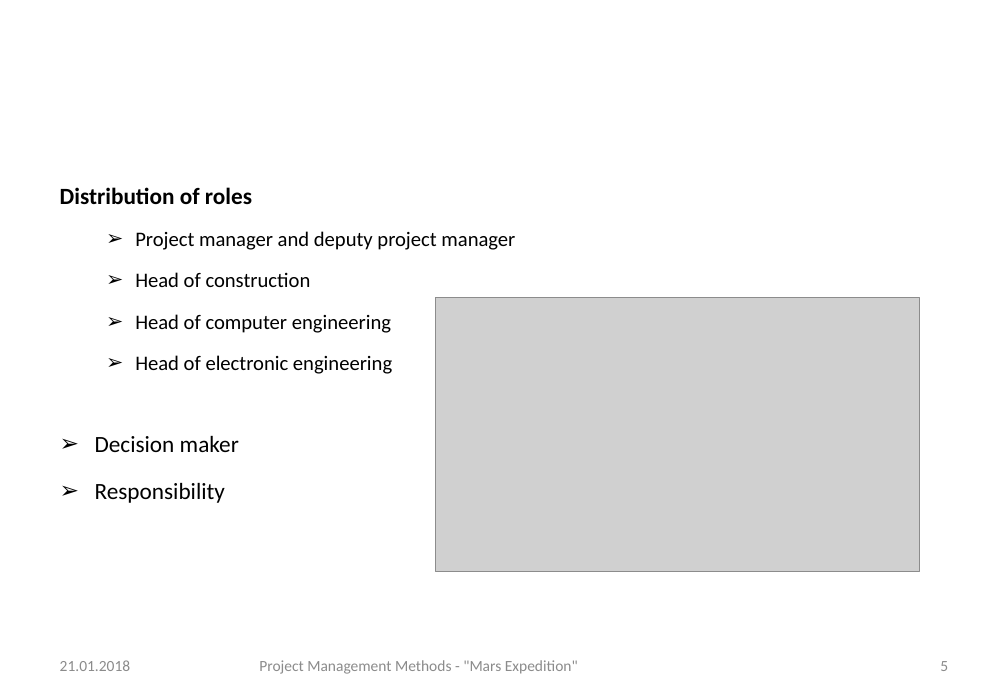
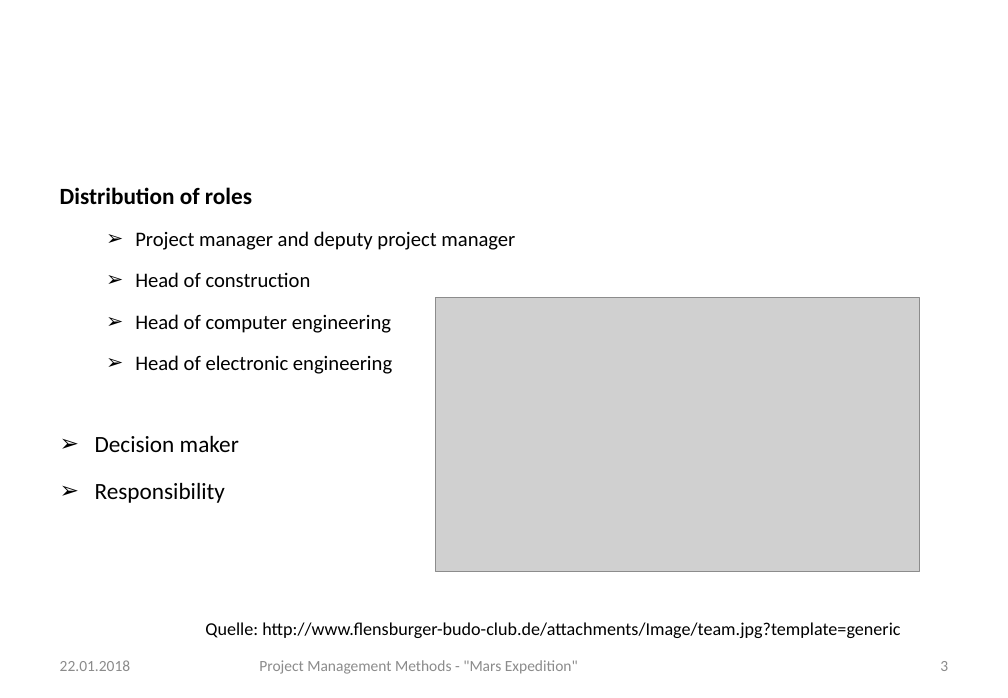
Before and after one commit to gchrizZz/RTW, a slide deck: slide 3 of 01_Projektmanagement/Assignment 5 - Project Managements Methods.pptx (slide 5 before the commit). Drawn at 1008x698 pixels with LibreOffice and Linux fonts; fonts in the diff are those of the drawing; grey boxes stand for pictures; background and template pictures are left out. Boxes give left, top, right and bottom in pixels: in the first picture for what was removed or moved away, otherwise in the second. Text is boxed around its words. In the diff, an @@ line names an element or a change of style, - is before the commit and + after.

```diff
--- a/01_Projektmanagement/Assignment 5 - Project Managements Methods.pptx
+++ b/01_Projektmanagement/Assignment 5 - Project Managements Methods.pptx
@@ text added at (x1=205, y1=622, x2=900, y2=638), 14 pt, text #000000 @@
+Quelle: http://www.flensburger-budo-club.de/attachments/Image/team.jpg?template=generic
@@ text at (x1=60, y1=660, x2=131, y2=671): text changed @@
-21.01.2018
+22.01.2018
@@ page number at (x1=940, y1=661, x2=948, y2=671): text changed @@
-5
+3
```
Also in this commit, not shown: 10 other slides changed, 1 other file.
